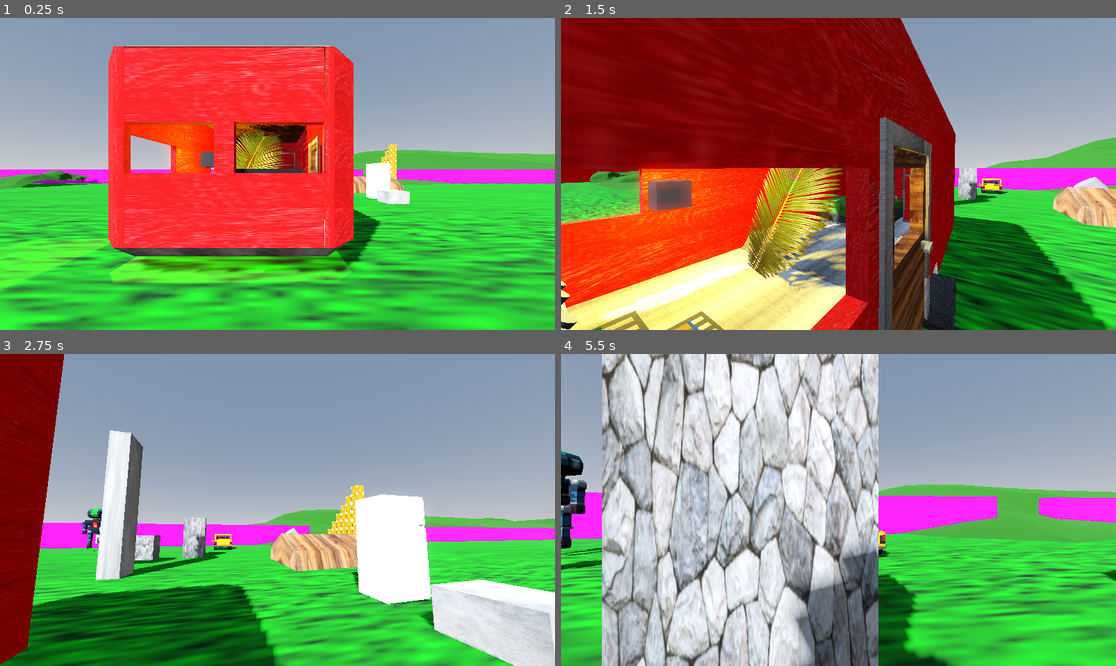
Above: before the commit, frames 1-4 (two rows, left to right).
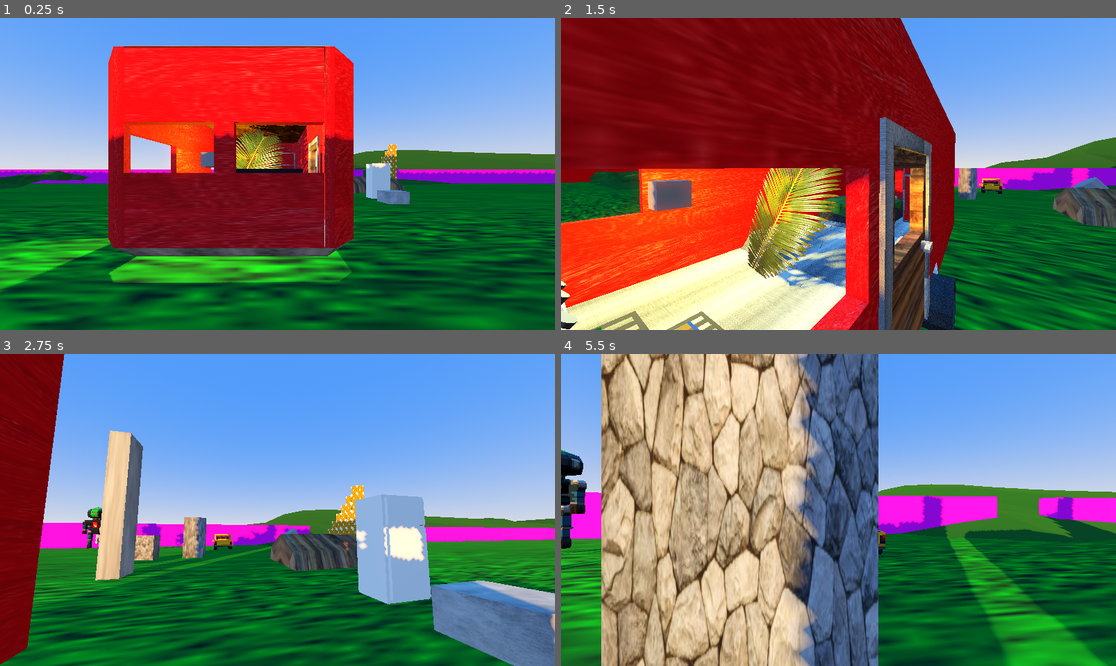
Above: after the commit, the same moments.

Repository: Solaros711/lockertesting
Game: Godot game, scene res://scenes/world.tscn
The game is run twice, just before and just after one commit, with the same random seed, the same clock (stepped at 60 frames per second) and the same inputs.
Inputs (mouse positions are in pixels of both pictures, inside the frame that each line leads up to):
- Up to frame 1 (0.25 s): no input
- Up to frame 2 (1.5 s): move the mouse to (866, 174) at 0.52 s; hold W (forward) from 0.53 s (still down); tap E (interact) at 0.6 s; tap Space (jump) at 0.77 s; move the mouse to (810, 174) at 1.27 s; tap Shift (sprint) at 1.35 s
- Up to frame 3 (2.75 s): keep holding W (forward); tap Space (jump) at 1.52 s; move the mouse to (288, 503) at 2.02 s; tap E (interact) at 2.1 s
- Up to frame 4 (5.5 s): keep holding W (forward); move the mouse to (832, 516) at 2.77 s; tap Shift (sprint) at 2.85, 4.35 s; tap Space (jump) at 3.02, 3.77, 4.52 s; move the mouse to (877, 513) at 3.52 s; tap E (interact) at 3.6, 5.1 s; move the mouse to (794, 506) at 4.27 s; move the mouse to (844, 510) at 5.02 s

The runs differ from the first frame. In frame 1, 89% of the frame differs, in the area x 0-100%, y 0-100%; in frame 2, 42%; in frame 3, 80%; in frame 4, 94%.

Commit message:
Added sun rotation and color change

Diff:
--- /dev/null
+++ b/scenes/sun.gd
@@ -0,0 +1,39 @@
+extends DirectionalLight3D
+var time = 0.0
+#end of day occurs as 3.142 lmao
+const day_color = Color(1.0, 0.4705, 0, 1.0)
+
+# Called when the node enters the scene tree for the first time.
+func _ready() -> void:
+	light_color = day_color
+	pass # Replace with function body.
+
+
+# Called every frame. 'delta' is the elapsed time since the previous frame.
+func _process(delta: float) -> void:
+	if(rotation.x > 0.0):
+		rotate_x(-0.0005)
+		time = 0.0
+		light_energy = 0.0
+	else:
+		light_energy = 1.0
+		if time == 0.0:
+			light_color = day_color
+		#Turns sun color from dawn to day
+		if time < 1.0:
+			var sun_color = light_color
+			if sun_color.g < 1.0:
+				sun_color.g = sun_color.g + 0.0005
+			if sun_color.b < 1.0:
+				sun_color.b = sun_color.b + 0.0005
+			light_color = sun_color
+		#Turns sun color from day to dusk
+		if time > 2.142:
+			var sun_color = light_color
+			if sun_color.g > 0.4705:
+				sun_color.g = sun_color.g - 0.0005
+			if sun_color.b > 0.0:
+				sun_color.b = sun_color.b - 0.0005
+			light_color = sun_color
+		time += 0.0005
+		rotate_x(-0.0005)
--- a/scenes/world.tscn
+++ b/scenes/world.tscn
@@ -1,6 +1,7 @@
-[gd_scene load_steps=34 format=3 uid="uid://c17fm0aekfsvg"]
+[gd_scene load_steps=35 format=3 uid="uid://c17fm0aekfsvg"]
 
 [ext_resource type="Script" uid="uid://c1b455a5ckggl" path="res://scripts/player.gd" id="1_71j4m"]
+[ext_resource type="Script" uid="uid://c55oadc3idcc5" path="res://scenes/sun.gd" id="1_pm21f"]
 [ext_resource type="Script" uid="uid://b5r8dgivwddrd" path="res://scenes/player_rayCast.gd" id="2_e3hyu"]
 [ext_resource type="Texture2D" uid="uid://bwdyfo7ddvird" path="res://textures/grass.jpg" id="2_qfnet"]
 [ext_resource type="Texture2D" uid="uid://xkfjdwhex18c" path="res://textures/concrete.jpg" id="3_i7141"]
@@ -20,7 +21,8 @@
 [ext_resource type="PackedScene" uid="uid://cq2gfytx2i12e" path="res://imports/terrain/TERRAIN3.tscn" id="17_7t5mc"]
 
 [sub_resource type="ProceduralSkyMaterial" id="ProceduralSkyMaterial_f3sb7"]
-sky_horizon_color = Color(0.662243, 0.671743, 0.686743, 1)
+sky_top_color = Color(0.250505, 0.471067, 0.954149, 1)
+sky_horizon_color = Color(0.768482, 0.775828, 0.787428, 1)
 ground_horizon_color = Color(0.662243, 0.671743, 0.686743, 1)
 
 [sub_resource type="Sky" id="Sky_fj7yv"]
@@ -34,9 +36,13 @@
 ssao_enabled = true
 ssao_intensity = 11.75
 glow_enabled = true
+glow_intensity = 0.5
+glow_bloom = 0.02
+glow_blend_mode = 0
 volumetric_fog_enabled = true
 volumetric_fog_anisotropy = 0.6
-volumetric_fog_length = 4.0
+volumetric_fog_length = 1.0
+volumetric_fog_sky_affect = 0.0
 
 [sub_resource type="CapsuleMesh" id="CapsuleMesh_fj7yv"]
 
@@ -90,8 +96,11 @@
 transform = Transform3D(1, 0, 0, 0, 1, 0, 0, 0, 1, 0, 142.717, 0)
 
 [node name="DirectionalLight3D" type="DirectionalLight3D" parent="world lighting"]
-transform = Transform3D(-0.132191, -0.897589, -0.420547, 0.66842, -0.394012, 0.630848, -0.731943, -0.19771, 0.652051, 1.29396, 5.92958, 8.59867)
+transform = Transform3D(-0.42662, -0.724257, -0.541708, 0.861629, -0.507538, -2.28655e-09, -0.274938, -0.466752, 0.840567, 1.29396, 5.92958, 8.59867)
+light_color = Color(1, 0.470588, 0, 1)
+light_angular_distance = 0.5
 shadow_enabled = true
+script = ExtResource("1_pm21f")
 
 [node name="CSGBox3D" type="CSGBox3D" parent="world lighting"]
 transform = Transform3D(1, 0, 0, 0, 1, 0, 0, 0, 1, 9.39445, 1.1935, 85.5014)
@@ -131,7 +140,7 @@
 script = ExtResource("2_e3hyu")
 
 [node name="platforms" type="Node3D" parent="."]
-transform = Transform3D(1, 0, 0, 0, 1, 0, 0, 0, 1, 10.459, 142.717, 61.8386)
+transform = Transform3D(1, 0.000758074, -0.000195153, -0.000758125, 1, -0.000245154, 0.000194955, 0.000245311, 1, 10.459, 142.717, 61.8386)
 
 [node name="CSGBox3D6" type="CSGBox3D" parent="platforms"]
 transform = Transform3D(1, 0, 0, 0, 1, 0, 0, 0, 1, 6.04429, -0.435831, 18.5596)
@@ -184,34 +193,34 @@
 size = Vector3(21.3721, 0.269055, 44.2493)
 
 [node name="CSGBox3D2" type="CSGBox3D" parent="world box"]
-transform = Transform3D(1, 0, 0, 0, 1, 0, 0, 0, 1, 8.15869, 0.5, -0.732903)
+transform = Transform3D(1, 0, 0, 0, 1, 0, 0, 0, 1, 8.15869, -0.50415, -0.732903)
 material_override = SubResource("StandardMaterial3D_fj7yv")
 use_collision = true
-size = Vector3(10.6826, 2, 0.990726)
+size = Vector3(10.6826, 4.0083, 0.990726)
 
 [node name="CSGBox3D6" type="CSGBox3D" parent="world box"]
-transform = Transform3D(1, 0, 0, 0, 1, 0, 0, 0, 1, -2.68652, 0.5, -0.732903)
+transform = Transform3D(1, 0, 0, 0, 1, 0, 0, 0, 1, -2.68652, -0.186035, -0.732903)
 material_override = SubResource("StandardMaterial3D_fj7yv")
 use_collision = true
-size = Vector3(9.62695, 2, 0.990726)
+size = Vector3(9.62695, 3.37207, 0.990726)
 
 [node name="CSGBox3D3" type="CSGBox3D" parent="world box"]
-transform = Transform3D(1, 0, 0, 0, 1, 0, 0, 0, 1, 3, 0.5, 43.7447)
+transform = Transform3D(1, 0, 0, 0, 1, 0, 0, 0, 1, 3, -0.0761719, 43.7447)
 material_override = SubResource("StandardMaterial3D_tlwt5")
 use_collision = true
-size = Vector3(21, 2, 1.19092)
+size = Vector3(21, 3.15234, 1.19092)
 
 [node name="CSGBox3D4" type="CSGBox3D" parent="world box"]
-transform = Transform3D(1, 0, 0, 0, 1, 0, 0, 0, 1, 13.7556, 0.5, 21.5389)
+transform = Transform3D(1, 0, 0, 0, 1, 0, 0, 0, 1, 13.7556, -0.0888672, 21.5389)
 material_override = SubResource("StandardMaterial3D_aqk2v")
 use_collision = true
-size = Vector3(0.513195, 2, 44.0778)
+size = Vector3(0.513195, 3.17773, 44.0778)
 
 [node name="CSGBox3D5" type="CSGBox3D" parent="world box"]
-transform = Transform3D(1, 0, 0, 0, 1, 0, 0, 0, 1, -7.65031, 0.5, 21.4942)
+transform = Transform3D(1, 0, 0, 0, 1, 0, 0, 0, 1, -7.65031, 0.189209, 21.4942)
 material_override = SubResource("StandardMaterial3D_036b0")
 use_collision = true
-size = Vector3(0.408725, 2, 43.9884)
+size = Vector3(0.408725, 2.62158, 43.9884)
 
 [node name="blockbench_export2" parent="." instance=ExtResource("3_xo05s")]
 transform = Transform3D(1, 0, 0, 0, 1, 0, 0, 0, 1, 12.6268, 142.312, 90.0851)
--- a/scripts/player.gd
+++ b/scripts/player.gd
@@ -26,7 +26,6 @@
 	# Add the gravity.
 	if not is_on_floor():
 		velocity.y -= gravity * delta
-		print(velocity.y)
 
 	# Handle jump.
 	if Input.is_action_just_pressed("jump") and is_on_floor():
Not shown, added: scenes/sun.gd.uid
